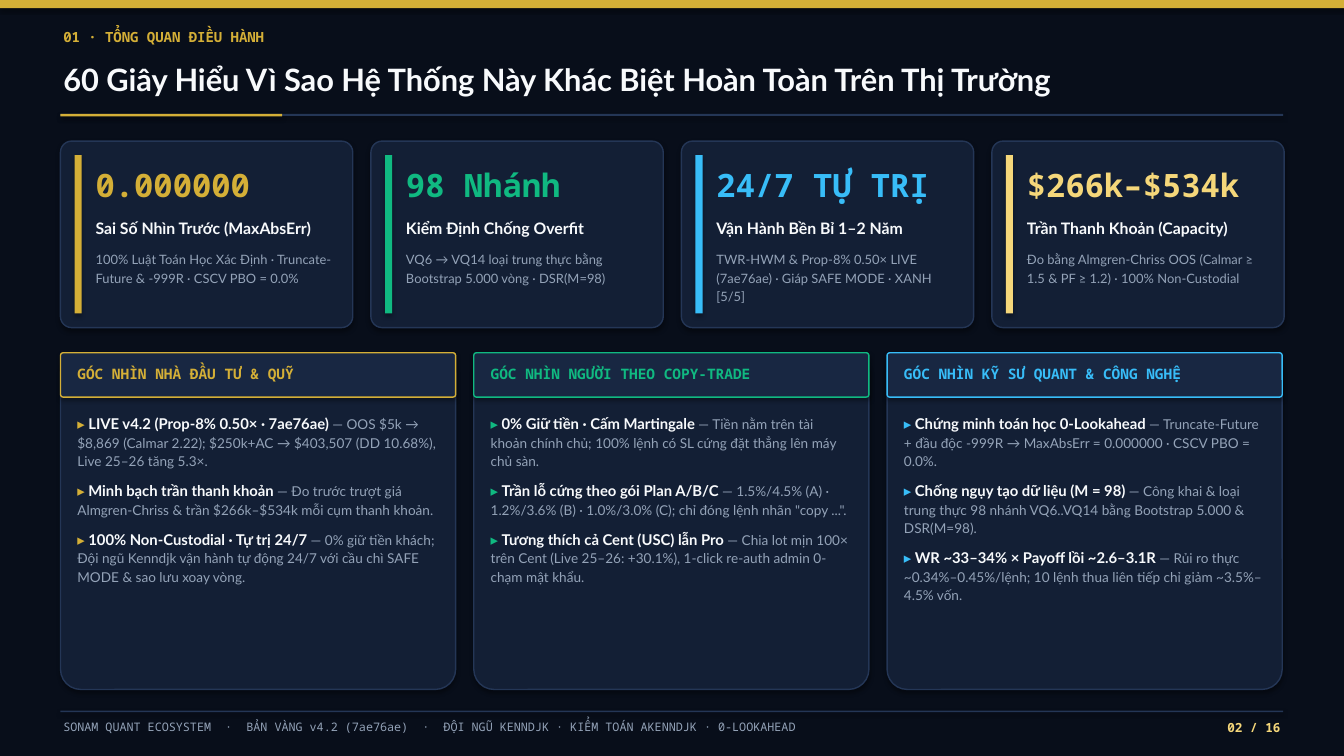
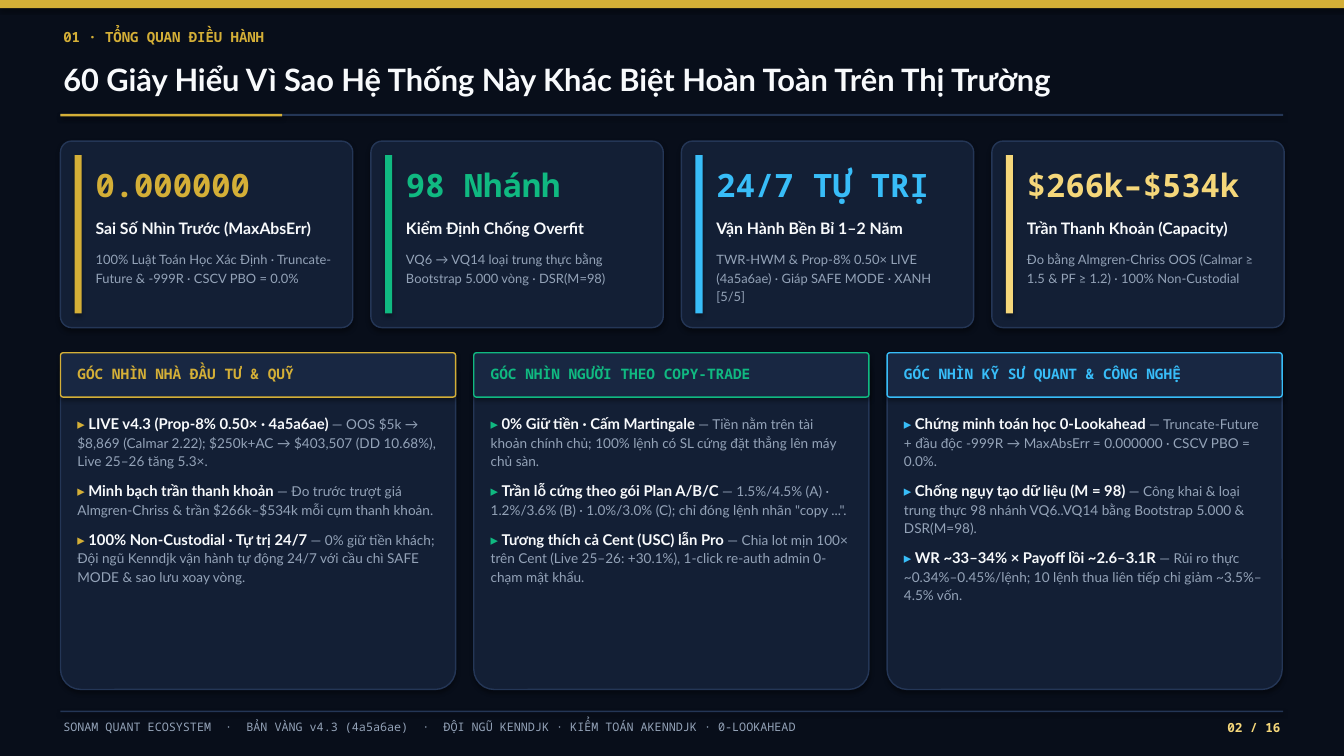
Before and after one commit to kenndjk0412-maker/sonam-quant, a slide deck: slide 2 of Sonam-Quant-Golden-Deck.pptx. Drawn at 1344x756 pixels with LibreOffice and Linux fonts; fonts in the diff are those of the drawing. Boxes give left, top, right and bottom in pixels: in the first picture for what was removed or moved away, otherwise in the second. Text is boxed around its words. In the diff, an @@ line names an element or a change of style, - is before the commit and + after.

Commit message:
Golden Edition v4.3 (4a5a6ae) — Dual-QR Live Read-Only Observer + Hardened khach_vip (0 AI jargon)

```diff
--- a/Sonam-Quant-Golden-Deck.pptx
+++ b/Sonam-Quant-Golden-Deck.pptx
@@ text at [716,255,931,303]: text changed @@
-TWR-HWM & Prop-8% 0.50× LIVE (7ae76ae) · Giáp SAFE MODE · XANH [5/5]
+TWR-HWM & Prop-8% 0.50× LIVE (4a5a6ae) · Giáp SAFE MODE · XANH [5/5]
@@ text at [77,417,436,469]: text changed @@
-▸ LIVE v4.2 (Prop-8% 0.50× · 7ae76ae) — OOS $5k → $8,869 (Calmar 2.22); $250k+AC → $403,507 (DD 10.68%), Live 25–26 tăng 5.3×.
+▸ LIVE v4.3 (Prop-8% 0.50× · 4a5a6ae) — OOS $5k → $8,869 (Calmar 2.22); $250k+AC → $403,507 (DD 10.68%), Live 25–26 tăng 5.3×.
@@ text at [63,720,795,733]: text changed @@
-SONAM QUANT ECOSYSTEM · BẢN VÀNG v4.2 (7ae76ae) · ĐỘI NGŨ KENNDJK · KIỂM TOÁN AKENNDJK · 0-LOOKAHEAD
+SONAM QUANT ECOSYSTEM · BẢN VÀNG v4.3 (4a5a6ae) · ĐỘI NGŨ KENNDJK · KIỂM TOÁN AKENNDJK · 0-LOOKAHEAD
```
Also in this commit, not shown: 15 other slides changed, 5 other files.
